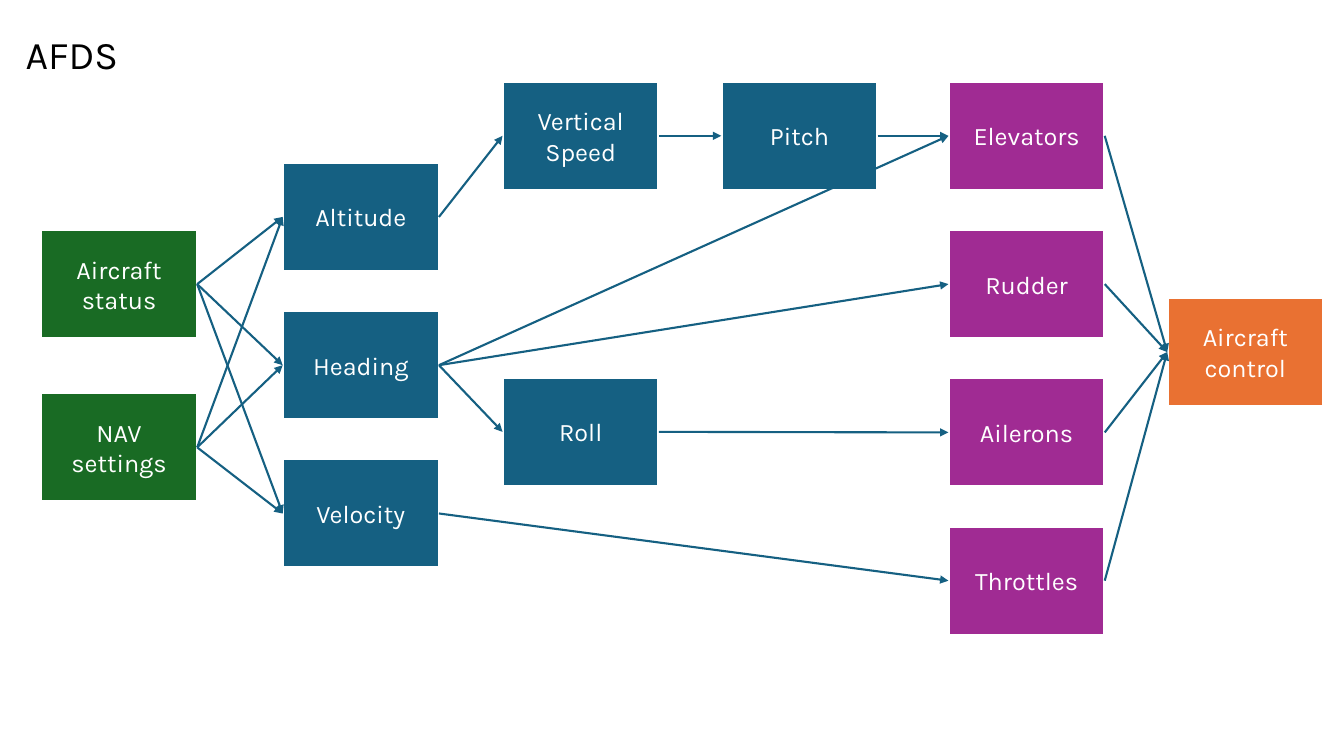
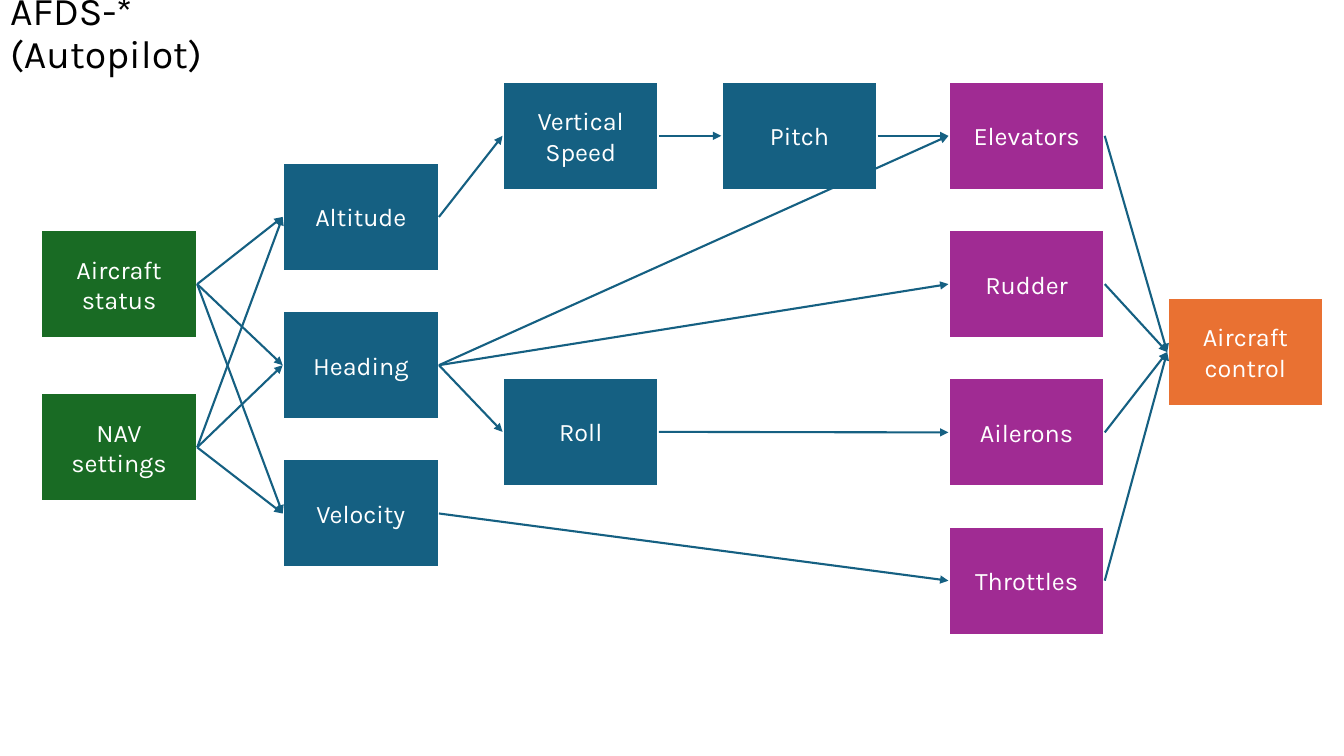
Before and after one commit to toastfr35/Autopilot, a slide deck: slide 4 of Documentation/application.pptx (slide 2 before the commit). Drawn at 1344x756 pixels with LibreOffice and Linux fonts; fonts in the diff are those of the drawing. Boxes give left, top, right and bottom in pixels: in the first picture for what was removed or moved away, otherwise in the second. Text is boxed around its words. In the diff, an @@ line names an element or a change of style, - is before the commit and + after.

```diff
--- a/Documentation/application.pptx
+++ b/Documentation/application.pptx
@@ title at [10,0,202,78]: text changed @@
-AFDS
+AFDS-* (Autopilot)
```
Also in this commit, not shown: 2 other slides changed, 4 slides added, 1 other file.
